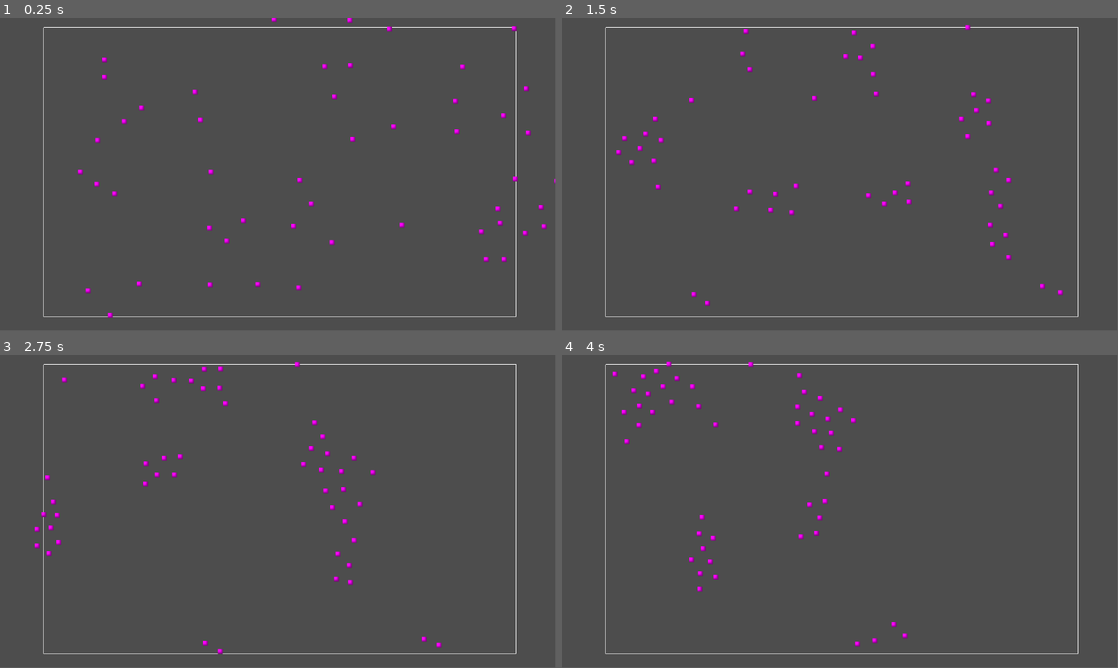
Above: before the commit, frames 1-4 (two rows, left to right).
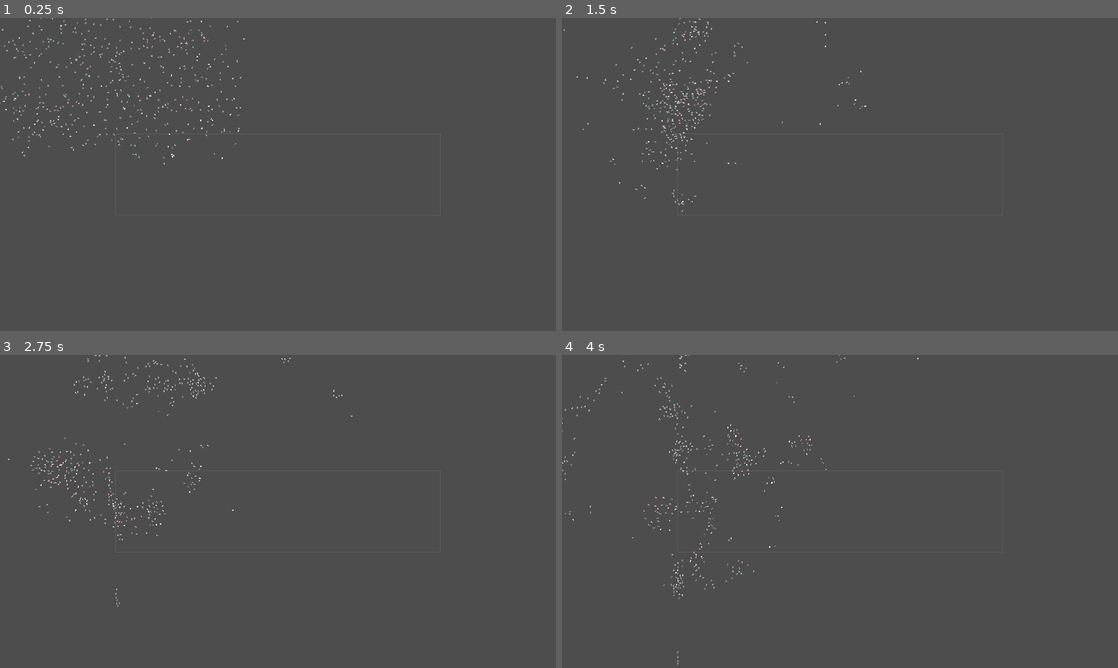
Above: after the commit, the same moments.

Repository: OccultParrot/godot-boids
Game: Godot game, scene res://scenes/root.tscn
The game is run twice, just before and just after one commit, with the same random seed, the same clock (stepped at 60 frames per second) and the same inputs. Before the commit the project starts from res://root.tscn.
Inputs (mouse positions are in pixels of both pictures, inside the frame that each line leads up to):
- Up to frame 1 (0.25 s): no input
- Up to frame 2 (1.5 s): move the mouse to (962, 158) at 0.52 s; move the mouse to (728, 190) at 1.27 s
- Up to frame 3 (2.75 s): move the mouse to (333, 442) at 2.02 s
- Up to frame 4 (4 s): move the mouse to (812, 574) at 2.77 s; move the mouse to (1006, 558) at 3.52 s
In our replay, the window is 799x449 before the commit and 800x450 after it. These sizes can differ from the game's own. Grey fills any space a smaller window leaves; there, only what the larger window draws over its background counts as a difference.

The runs differ from the first frame. In frame 1, 1.9% of the frame differs, in the area x 0-100%, y 0-96%; in frame 2, 1.8%; in frame 3, 1.8%; in frame 4, 1.8%.

Commit message:
Refactored code to be cleaner

Diff:
--- a/project.godot
+++ b/project.godot
@@ -10,7 +10,22 @@
 
 [application]
 
-config/name="boids"
-run/main_scene="res://root.tscn"
+config/name="gd boids"
+run/main_scene="uid://byt2ebsddgno5"
 config/features=PackedStringArray("4.4", "Forward Plus")
-config/icon="res://icon.svg"
+config/icon="res://assets/icon.svg"
+
+[display]
+
+window/size/viewport_width=1920
+window/size/viewport_height=1080
+window/size/mode=3
+window/stretch/mode="viewport"
+
+[dotnet]
+
+project/assembly_name="gd boids"
+
+[editor]
+
+movie_writer/movie_file="C:/dev/GODOT/gd-boids/recordings/recording.avi"
--- a/root.gd
+++ /dev/null
@@ -1,5 +0,0 @@
-extends Node2D
-
-func _process(delta: float) -> void:
-	if Input.is_action_just_pressed("ui_cancel"):
-		get_tree().quit(0)
--- a/root.tscn
+++ /dev/null
@@ -1,25 +0,0 @@
-[gd_scene load_steps=4 format=3 uid="uid://d07lytfv6rg4l"]
-
-[ext_resource type="Script" uid="uid://bhuwxw6o3oghf" path="res://scripts/seed.gd" id="1_pq8q7"]
-[ext_resource type="Script" uid="uid://dqiombfbqp65f" path="res://root.gd" id="1_pyidc"]
-[ext_resource type="Script" uid="uid://bmawgidt3v7it" path="res://show_bounds.gd" id="3_vvh5c"]
-
-[node name="Root" type="Node2D"]
-script = ExtResource("1_pyidc")
-
-[node name="Seed2" type="Node2D" parent="."]
-position = Vector2(41, -30)
-script = ExtResource("1_pq8q7")
-boid_count = 50
-bounds = Rect2(0, 0, 1080, 700)
-neighbor_distance = 80.0
-avoid_distance = 30.0
-turn_speed = 0.3
-max_speed = 3.0
-min_speed = 1.0
-metadata/_edit_group_ = true
-
-[node name="Node2D" type="Node2D" parent="Seed2"]
-script = ExtResource("3_vvh5c")
-
-[connection signal="ready" from="Seed2" to="Seed2" method="_on_ready"]
--- /dev/null
+++ b/scenes/boid.tscn
@@ -0,0 +1,9 @@
+[gd_scene load_steps=2 format=3 uid="uid://bd7ila6ofu3w1"]
+
+[ext_resource type="Script" uid="uid://u6baycdjvqup" path="res://scripts/boid.gd" id="2_vrn0v"]
+
+[node name="Boid" type="Node2D"]
+script = ExtResource("2_vrn0v")
+boid_scale = 2.0
+margin = 150.0
+turn_factor = 0.07
--- /dev/null
+++ b/scenes/root.tscn
@@ -0,0 +1,8 @@
+[gd_scene load_steps=2 format=3 uid="uid://byt2ebsddgno5"]
+
+[ext_resource type="Script" uid="uid://bw13g7s37c0jr" path="res://scripts/root.gd" id="1_j5px3"]
+
+[node name="Root" type="Node2D"]
+script = ExtResource("1_j5px3")
+boid_count = 500
+margin = 400.0
--- a/scripts/boid.gd
+++ b/scripts/boid.gd
@@ -1,68 +1,106 @@
-extends Sprite2D
+extends Node2D
 
-@export var id: int
-@export var neighbor_distance: float
-@export var avoid_distance: float = 50.0
-@export var avoid_factor: float
-@export var matching_factor: float
-@export var centering_factor: float
-@export var turn_speed: float = 0.5
-@export var margin: float = 50
-@export var max_speed: float = 5
-@export var min_speed: float = 1
+@export_range(0, 100) var boid_scale: float = 5
+@export var view_distance: float = 40
+@export var avoid_distance: float = 8
+@export var avoid_factor: float = 0.05
+@export var align_factor: float = 0.05
+@export var cohesion_factor: float = 0.0005
+@export var max_speed: float = 6
+@export var min_speed: float = 3
+@export var margin: float = 10
+@export var turn_factor: float = 0.5
 
-var velocity: Vector2
+var velocity: Vector2 = Vector2.ZERO
+var color: Color = Color.WHITE
+var bounds: Rect2
 
-func _ready() -> void:
-	velocity = Vector2.ZERO
+func _ready():
+	# Randomize the color for each boid
+	var color_rng = randi_range(0, 2)
+	match color_rng:
+		0:
+			color = Color.WHITE
+		1:
+			color = Color.PINK
+		2:
+			color = Color.LIGHT_BLUE
 
-func step(viewport: Viewport, all_boids: Array, bounds: Rect2):
+	# Randomize initial velocity
+	velocity = Vector2(randf_range(-1, 1), randf_range(-1, 1)).normalized() * randf_range(min_speed, max_speed)
 
-	var close_distance: Vector2 = Vector2.ZERO
+func _draw():
+	draw_polyline(
+		PackedVector2Array([
+			Vector2(0, -boid_scale * 1.5),    # Top point
+			Vector2(-boid_scale, boid_scale),   # Bottom left
+			Vector2(boid_scale, boid_scale),    # Bottom right
+			Vector2(0, -boid_scale * 1.5)     # Back to start to close the triangle
+		]), color, 1.0
+	)
+
+func _process(_delta):
+	# Boid movement logic
+	var neighbor_count: int = 0
+	var avoid_vector: Vector2 = Vector2.ZERO
 	var average_velocity: Vector2 = Vector2.ZERO
 	var average_position: Vector2 = Vector2.ZERO
-	var neighbor_count: int = 0
-	for boid in all_boids:
-		# If the other boid is too far away from this boid, ignore it
-		if position.distance_to(boid.position) > neighbor_distance:
+	for boid in get_parent().get_children():
+		var distance_to_boid = position.distance_to(boid.position)
+		if boid == self or distance_to_boid > view_distance:
 			continue
+		# Separation behavior
+		if distance_to_boid < avoid_distance:
+			avoid_vector += position - boid.position
+			continue # We dont want to align and group up with boids that are too close. Get away from me!
 
-		# If the other boid is too close to this boid, add it to the offset of positions too close but dont count it as a neighbor
-		if position.distance_to(boid.position) < avoid_distance:
-			close_distance += position - boid.position
-			continue
+		# Getting the average velocity for alignment behavior
+		average_velocity += boid.velocity
+		# Getting the average position for cohesion behavior
+		average_position += boid.position
 
-		# Adding together the positions and velocities so we can calulate the average
-		average_velocity += boid.velocity
-		average_position += boid.position
 		neighbor_count += 1
 
-	# if there is atleast one neighbor, calculate the average
+	# Applying separation vector
+	velocity += avoid_vector * avoid_factor
+
+	# Calculating and applying alignment and cohesion vectors if there are neighbors
 	if neighbor_count > 0:
-		average_velocity = average_velocity / neighbor_count
-		average_position = average_position / neighbor_count
+		average_velocity /= neighbor_count
+		average_position /= neighbor_count
 
-	# Add the close boid offset, and the velocity and position averages to the boids velocity
-	velocity += close_distance * avoid_factor
-	velocity += (average_velocity - velocity) * matching_factor
-	velocity += (average_position - position) * centering_factor
+		# Applying alignment and cohesion vectors
+		velocity += (average_velocity - velocity) * align_factor
+		velocity += (average_position - position) * cohesion_factor
 
-	# Get the speed so we can set limits
+
+	# Rotate to face the direction of movement
+	rotation = velocity.angle() + PI / 2
+
+	# Slow those boids down! They are going too fast!
 	var speed = sqrt(velocity.x * velocity.x + velocity.y * velocity.y)
 	if speed > max_speed:
-		velocity = (velocity/speed) * max_speed
+		velocity = (velocity / speed) * max_speed
 	elif speed < min_speed:
-		velocity = (velocity/speed) * min_speed
+		velocity = (velocity / speed) * min_speed
 
-	# Make the boid avoid leaving the screen
-	if position.x < 0 + margin:
-		velocity.x = velocity.x + turn_speed
-	if position.x > bounds.size.x - margin:
-		velocity.x = velocity.x - turn_speed
-	if position.y < 0 + margin:
-		velocity.y = velocity.y + turn_speed
-	if  position.y > bounds.size.y - margin:
-		velocity.y = velocity.y - turn_speed
+	# Avoid edges of the border
+	if position.x < margin:
+		velocity.x += turn_factor
+	if position.x > get_viewport().size.x - margin:
+		velocity.x -= turn_factor
+	if position.y < margin:
+		velocity.y += turn_factor
+	if position.y > get_viewport().size.y - margin:
+		velocity.y -= turn_factor
 
-	# and finally actually move it
 	position += velocity
+	# Wrap around screen edges
+# 	if position.x < margin:
+# 		position.x += get_viewport().size.x
+# 	elif position.x > get_viewport().size.x:
+# 		position.x -= get_viewport().size.x
+# 	if position.y < 0:
+# 		position.y += get_viewport().size.y
+# 	elif position.y > get_viewport().size.y:
+# 		position.y -= get_viewport().size.y
--- /dev/null
+++ b/scripts/root.gd
@@ -0,0 +1,38 @@
+extends Node2D
+
+@export var boid_count: int = 100
+
+var boid_scene: PackedScene = preload("res://scenes/boid.tscn")
+var bounds: Rect2
+@export var margin: float = 200
+
+func instantiate_boids(viewport: Viewport) -> void:
+	# Instantiate a boid and set its position randomly within the viewport
+	var boid_instance: Node2D = boid_scene.instantiate() as Node2D
+	boid_instance.position = Vector2(
+		randf_range(0, viewport.size.x),
+		randf_range(0, viewport.size.y)
+	)
+	boid_instance.set("bounds", bounds)
+	boid_instance.set("margin", margin)
+	# Append the boid to the scene tree
+	add_child(boid_instance)
+
+func _ready() -> void:
+	bounds = get_viewport_rect()
+	var viewport = get_viewport()
+	for i in range(boid_count):
+		instantiate_boids(viewport)
+
+	print(get_viewport().size)
+
+func _draw() -> void:
+	var margined_bounds = bounds.grow(-margin)
+	draw_rect(margined_bounds, Color.from_string("5c5c5c", Color.RED), false, 2.0)
+
+func _process(_delta: float) -> void:
+	# Exit the application when Esc is pressed
+	if Input.is_action_just_pressed("ui_cancel"):
+		get_tree().quit()
+	print(get_local_mouse_position())
+	queue_redraw()
--- a/scripts/seed.gd
+++ /dev/null
@@ -1,60 +0,0 @@
-extends Node2D
-@export_range(0, 10000000) var boid_count: int
-@export var bounds: Rect2
-
-@export_category("Boid Settings")
-@export_range(0, 10000) var neighbor_distance: float = 40
-@export_range(0, 10000) var avoid_distance: float = 80.0
-@export_range(0, 1) var avoid_factor: float = 0.05
-@export_range(0, 1) var matching_factor: float = 0.05
-@export_range(0, 1) var centering_factor: float = 0.0005
-@export_range(0, 1) var turn_speed: float = 0.2
-@export_range(0, 10000) var margin: float = 50
-@export_range(0, 100) var max_speed: float = 6
-@export_range(0, 100) var min_speed: float = 3
-
-func generate_boid(viewport: Viewport, script: Script, index: int):
-	var child = Sprite2D.new()
-	child.scale = Vector2(10, 10)
-	child.texture = PlaceholderTexture2D.new()
-
-	#var angle = (index * 2.0 * PI) / boid_count
-	#var radius = 200.0
-	#child.position = Vector2(cos(angle) * radius, sin(angle) * radius)
-
-	child.position = Vector2(randf_range(0, viewport.size.x), randf_range(0, viewport.size.y))
-
-	child.set_script(script)
-	child.set("id", index)
-	child.set("neighbor_distance", neighbor_distance)
-	child.set("avoid_distance", avoid_distance)
-	child.set("avoid_factor", avoid_factor)
-	child.set("matching_factor", matching_factor)
-	child.set("centering_factor", centering_factor)
-	child.set("turn_speed", turn_speed)
-	child.set("margin", margin)
-	child.set("max_speed", max_speed)
-	child.set("min_speed", min_speed)
-
-	return child
-
-
-func _ready() -> void:
-	var viewport = get_viewport()
-	var boid_script = load("res://scripts/boid.gd")
-	for i in range(boid_count):
-		add_child(generate_boid(viewport, boid_script, i))
-
-	# For testing
-	#print_tree_pretty()
-
-func _process(delta: float) -> void:
-	var viewport = get_viewport()
-	var all_boids = []
-
-	for child in get_children():
-		if child.has_method("step"):
-			all_boids.append(child)
-
-	for boid in all_boids:
-		boid.step(viewport, all_boids, bounds)
--- a/show_bounds.gd
+++ /dev/null
@@ -1,15 +0,0 @@
-@tool
-extends Node2D
-
-func _draw() -> void:
-	var parent = get_parent()
-	draw_rect(Rect2(
-		parent.margin,
-		parent.margin,
-		parent.bounds.size.x - (2 * parent.margin),
-		parent.bounds.size.y - (2 * parent.margin)
-	), Color.WHITE, false)
-
-func _process(delta: float) -> void:
-	# If you need the rectangle to update based on parent changes
-	queue_redraw()
Binary file added: assets/boid.png
Not shown, changed: assets/boid.png.import
Renamed: icon.svg -> assets/icon.svg
Not shown, added: assets/icon.svg.import
Not shown, removed: root.gd.uid
Not shown, changed: scripts/boid.gd.uid
Not shown, added: scripts/root.gd.uid
Not shown, removed: scripts/seed.gd.uid
Not shown, removed: show_bounds.gd.uid
Not shown, changed: .gitignore
